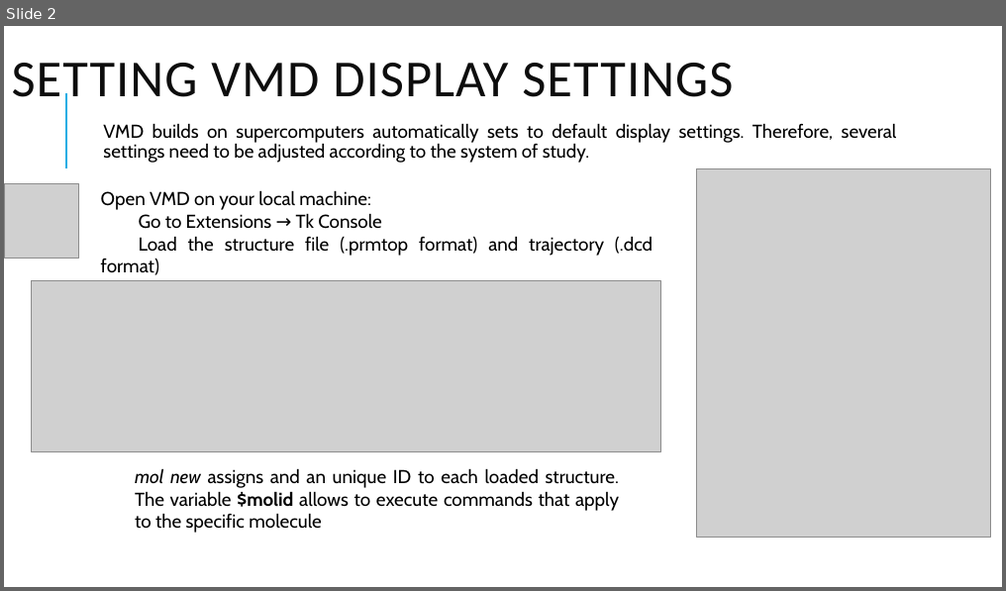
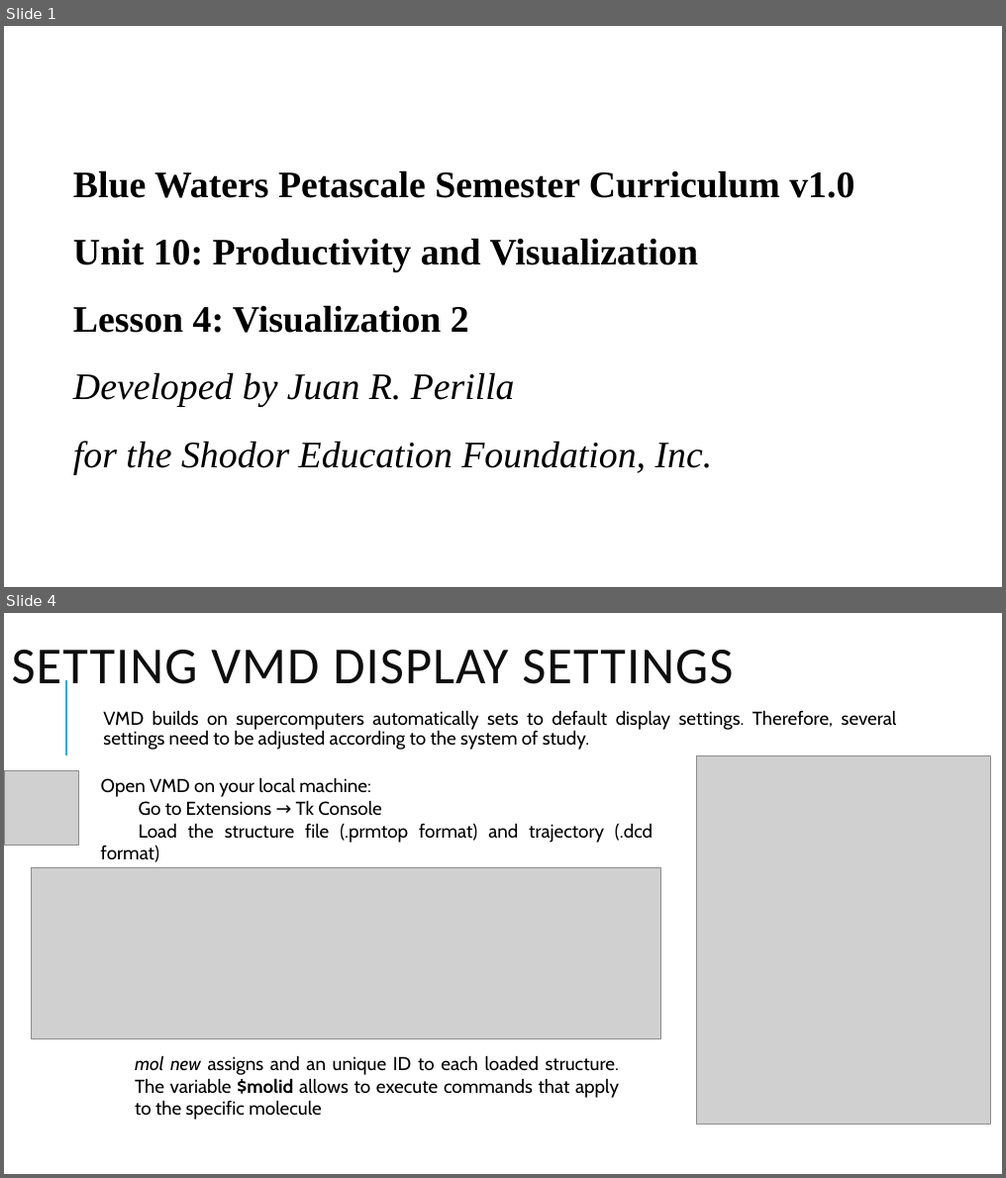
Before and after one commit to shodor-education/petascale-semester-curriculum, a slide deck: units/10/lessons/4/resources/petascale-lesson-10.4-slides.pptx. Shown one above the other, each under a label of ours: slide 2 before the commit, slides 1 and 4 after it; the slides between them are not shown. The pictures are 1006x591 and 1006x1178 pixels, drawn with LibreOffice and Linux fonts; fonts in the diff are those of the drawing; grey boxes stand for pictures. Boxes give left, top, right and bottom in pixels: in the first picture for what was removed or moved away, otherwise in the second. Text is boxed around its words. In the diff, an @@ line names an element or a change of style, - is before the commit and + after.

```diff
--- a/units/10/lessons/4/resources/petascale-lesson-10.4-slides.pptx
+++ b/units/10/lessons/4/resources/petascale-lesson-10.4-slides.pptx
@@ slide 1 added at [4, 26, 1002, 587], background #FFFFFF @@
@@ title added at [73, 171, 854, 474], 36 pt, text #000000, bold @@
+Blue Waters Petascale Semester Curriculum v1.0
+Unit 10: Productivity and Visualization
+Lesson 4: Visualization 2
+Developed by Juan R. Perilla
+for the Shodor Education Foundation, Inc.
@@ what was slide 2 is now slide 4 @@
```
Also in this commit, not shown: 1 other slide added, 47 other files.
